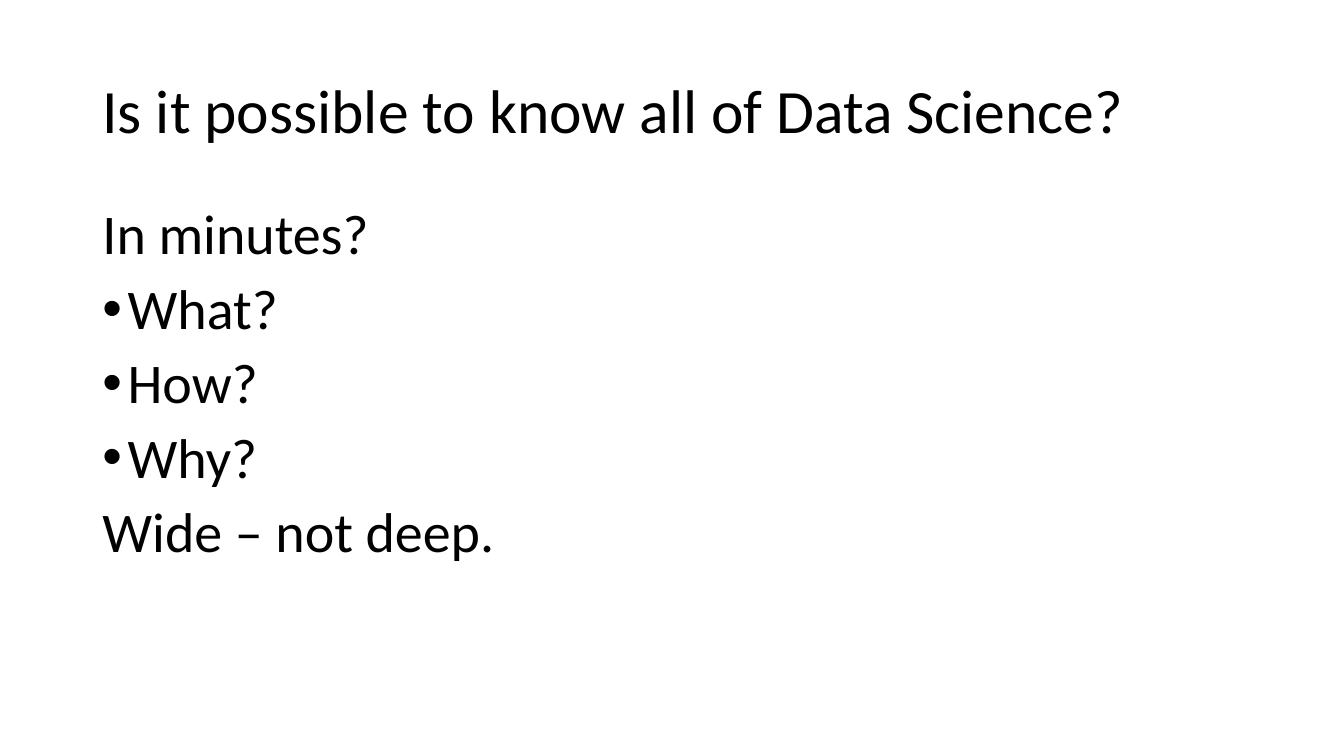
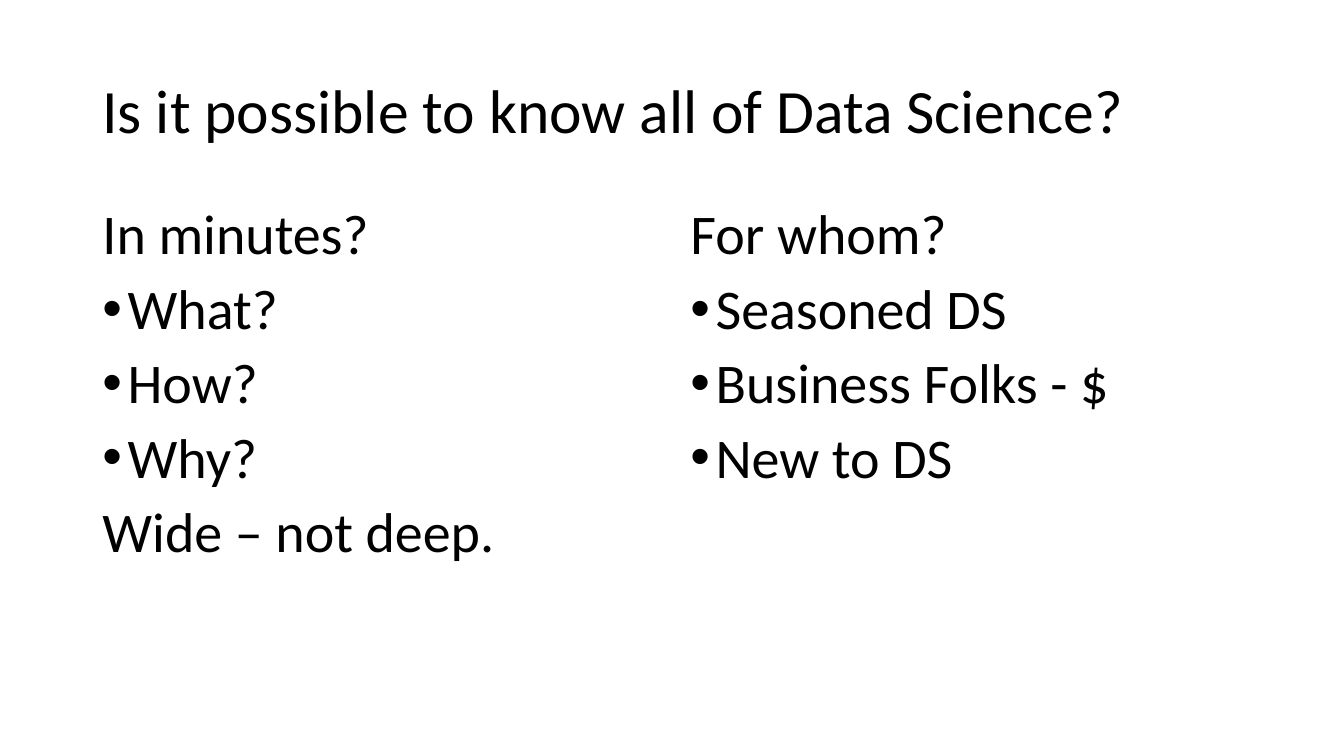
Before and after one commit to codeAligned/rw, a slide deck: slide 3 of dm1/minitalks/ron/knowing_ds/know_ds_rn.pptx (slide 2 before the commit). Drawn at 1344x756 pixels with LibreOffice and Linux fonts; fonts in the diff are those of the drawing. Boxes give left, top, right and bottom in pixels: in the first picture for what was removed or moved away, otherwise in the second. Text is boxed around its words. In the diff, an @@ line names an element or a change of style, - is before the commit and + after.

```diff
--- a/dm1/minitalks/ron/knowing_ds/know_ds_rn.pptx
+++ b/dm1/minitalks/ron/knowing_ds/know_ds_rn.pptx
@@ text added at (x1=690, y1=215, x2=1038, y2=479), 40 pt, text #000000 @@
+For whom?
+• Seasoned DS
+• Business Folks - $
+• New to DS
```
Also in this commit, not shown: 1 slide added.
